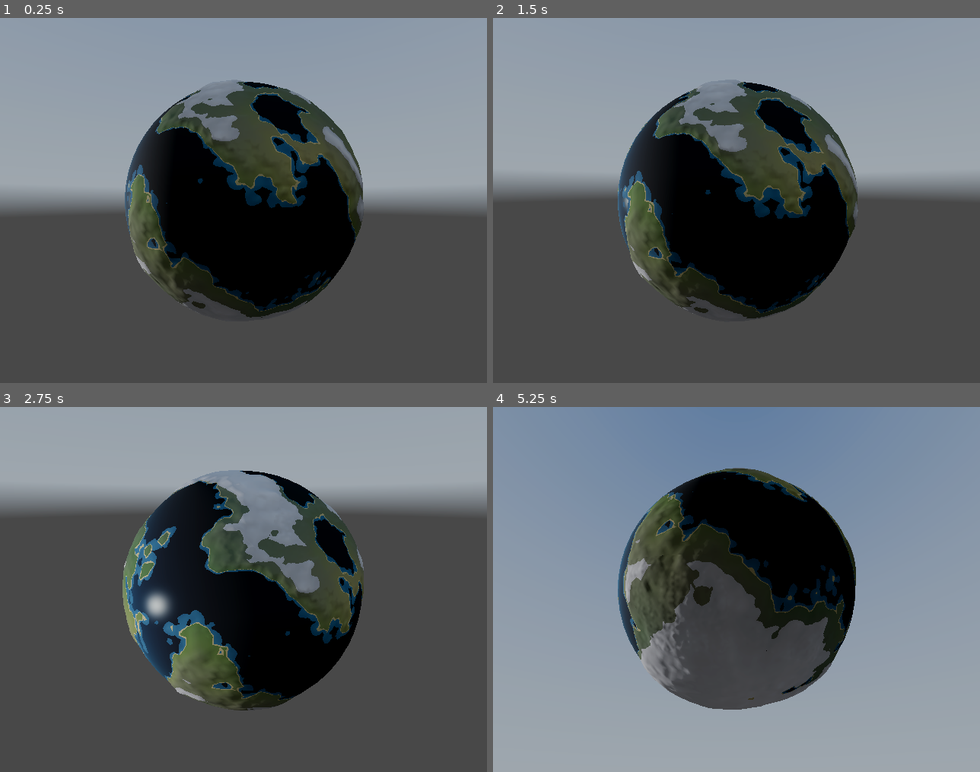
Above: before the commit, frames 1-4 (two rows, left to right).
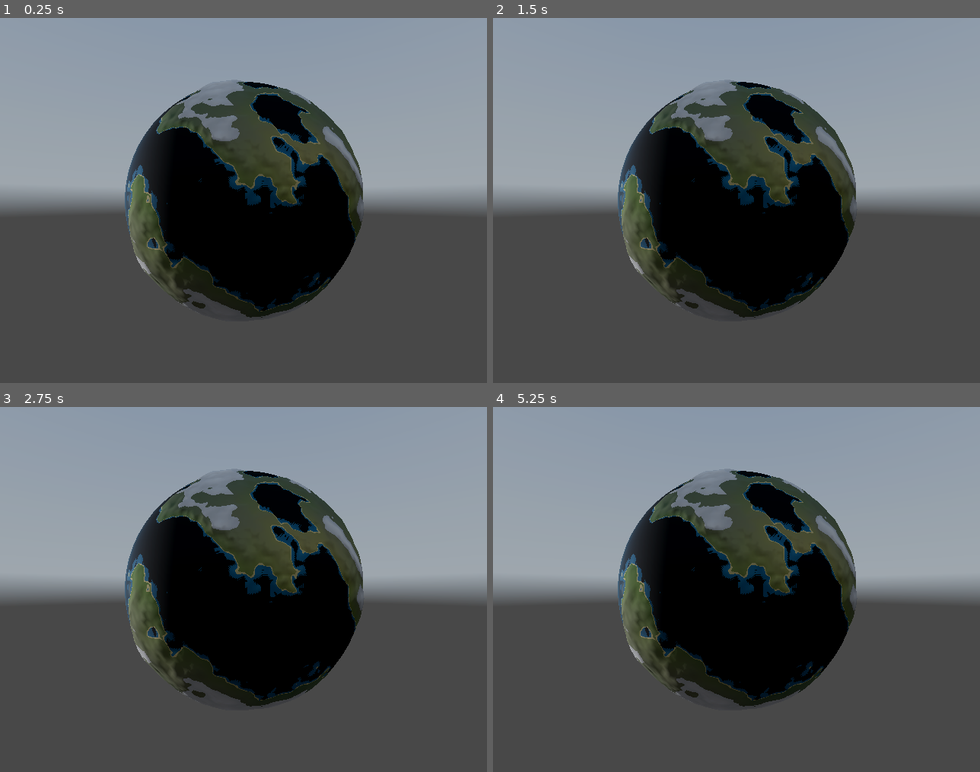
Above: after the commit, the same moments.

Repository: xiaobaibaix/stellar_era_godot
Game: Godot game, scene res://scenes/test_planet.tscn
Two runs of this game, one before a commit and one after it. Both use one fixed random seed, a clock stepped at 60 frames per second and the inputs below. This scene is started directly instead of the project's main scene. A sky picture missing from this copy of the repository is replaced by a grey-blue gradient.
Inputs (mouse positions are in pixels of both pictures, inside the frame that each line leads up to):
- Up to frame 1 (0.25 s): no input
- Up to frame 2 (1.5 s): tap Enter at 0.5 s; move the mouse to (843, 182) at 0.52 s; hold D 0.53-1.25 s; hold Q 0.53-1.25 s; click (843, 182) at 0.67 s; tap Space at 0.77, 1.25 s; drag from (639, 218) to (712, 273) at 1.27 s
- Up to frame 3 (2.75 s): move the mouse to (292, 509) at 2.02 s; hold D from 2.03 s (still down); tap Shift at 2.1 s
- Up to frame 4 (5.25 s): release D at 2.75 s; tap Enter at 2.75, 3.6 s; drag from (712, 662) to (590, 534) at 2.77 s; move the mouse to (882, 644) at 3.52 s; hold A 3.53-4.25 s; tap Space at 3.77, 4.25 s; drag from (590, 534) to (663, 498) at 4.27 s; move the mouse to (760, 589) at 5.02 s; hold S from 5.03 s (still down); tap Tab at 5.1 s; click (760, 589) at 5.17 s

The runs differ from the first frame. In frame 1, 0.5% of the frame differs, in the area x 26-73%, y 18-81%; in frame 2, 11%; in frame 3, 32%; in frame 4, 75%, in the area x 0-100%, y 0-100%.
Error after the commit: Parse Error: Cannot find member "xform" in base "Basis". (res://scripts/core/camera_focus.gd:260)

Commit message:
修复：相机切换到角色时候没有接入到角色

Diff:
--- a/scripts/core/camera_focus.gd
+++ b/scripts/core/camera_focus.gd
@@ -68,10 +68,15 @@
 		# project.godot 全局 mode=3(全屏); test_planet 调试要普通窗口, 这里覆盖。
 		# 用 DisplayServer(主窗口 API) 比 Window.mode setter 更稳(macOS 全屏 Space 切换有边角 case)。
 		DisplayServer.window_set_mode(DisplayServer.WINDOW_MODE_WINDOWED)
+	# 用 is 检查避免路径错/类型不匹配时把整个 _ready 废掉(get_node_or_null 返回错类型 → 运行时错 → 后续代码不跑)。
 	if planet_path != NodePath():
-		_planet = get_node_or_null(planet_path)
+		var pn: Node = get_node_or_null(planet_path)
+		if pn is Planet:
+			_planet = pn
 	if player_path != NodePath():
-		_player = get_node_or_null(player_path)
+		var pl: Node = get_node_or_null(player_path)
+		if pl is Player:
+			_player = pl
 	# 用初始 transform 反推 yaw/pitch/distance(对齐 OrbitCamera 思路): 否则脚本默认 distance(800)
 	# 在某些 radius 下会让相机落在星球内, 每次运行都得手动拉出来。
 	var fp := _focus_point(focus)
@@ -117,7 +122,34 @@
 		var eased := _ease_in_out(_transition_t)
 		# 终点每帧采样(PLAYER 焦点下角色在走, 终点要跟着移动), 否则过渡结束瞬间会" snap "到正确位置。
 		var end_xform := _desired_end_xform(_pending_focus)
-		global_transform = _from_xform.interpolate_with(end_xform, eased)
+		# 球面插值位置(不直线插值): 从 (730,0,0) 直线到 (0,331,11), t≈0.7 时到行星半径之内(318 < 326)
+		# → 相机裁进地形里, 看起来"卡住没动"。改成绕行星外缘的大圆弧: 减中心 → 方向 slerp + 半径 lerp → 加回中心。
+		var center: Vector3 = _planet.global_position if (_planet != null and is_instance_valid(_planet)) else Vector3.ZERO
+		var start_rel: Vector3 = _from_xform.origin - center
+		var end_rel: Vector3 = end_xform.origin - center
+		var start_len: float = start_rel.length()
+		var end_len: float = end_rel.length()
+		var cam_pos: Vector3
+		if start_len > 1e-3 and end_len > 1e-3:
+			var start_dir: Vector3 = start_rel / start_len
+			var end_dir: Vector3 = end_rel / end_len
+			# 方向走单位球大圆 + 半径线性插值: 任一时刻相机到中心的距离 = lerpf(start_len, end_len, eased),
+			# 必落在 [min, max] 端点之间; 两端点都在行星外 → 整段路径都在行星外, 不会裁进地表。
+			var mid_dir: Vector3 = start_dir.slerp(end_dir, eased)
+			var mid_len: float = lerpf(start_len, end_len, eased)
+			cam_pos = center + mid_dir * mid_len
+		else:
+			cam_pos = _from_xform.origin.lerp(end_xform.origin, eased)
+		var look_target: Vector3 = _focus_point(_pending_focus)
+		# 平滑 blend up: PLANET→PLAYER 时从世界 UP 渐变到角色径向 up, 避免过渡结束瞬间 roll snap。
+		var end_up: Vector3 = Vector3.UP
+		if _pending_focus == Focus.PLAYER and _player != null and is_instance_valid(_player):
+			end_up = _player.global_transform.basis.y
+		var blend_up: Vector3 = Vector3.UP.slerp(end_up, eased).normalized()
+		var x: Transform3D = Transform3D()
+		x.origin = cam_pos
+		x = x.looking_at(look_target, blend_up)
+		global_transform = x
 		if _transition_t >= 1.0:
 			focus = _pending_focus
 			_transitioning = false
@@ -156,11 +188,25 @@
 # 当前(已 damped) yaw/pitch/distance → 轨道变换。每帧用, 跟随用户输入平滑变化。
 func _compute_orbit_xform(f: int) -> Transform3D:
 	var fp := _focus_point(f)
-	var cp := cos(pitch)
-	var offset := Vector3(cp * sin(yaw) * distance, sin(pitch) * distance, cp * cos(yaw) * distance)
 	var x := Transform3D()
-	x.origin = fp + offset
-	x = x.looking_at(fp, Vector3.UP)
+	if f == Focus.PLAYER and _player != null and is_instance_valid(_player):
+		# PLAYER 焦点用角色基做参考系: yaw 绕径向 up(basis.y)转, pitch 沿径向抬升, 屏幕上方向 = 径向外。
+		# 用世界 UP 会让角色走到星球侧面时相机 roll 90°(世界 Y 此时是切向, 不是径向) → 看起来严重倾斜。
+		var pb := _player.global_transform.basis
+		var up: Vector3 = pb.y            # 径向外
+		var back: Vector3 = pb.z          # 角色后方(_align_basis: basis.z = -fwd)
+		var cp := cos(pitch)
+		# 在角色切平面里: 从"后方"绕 up 转 yaw → 切向位置; 沿 up 抬 sin(pitch) → 第三人称俯仰。
+		var tangent: Vector3 = back.rotated(up, yaw)
+		var offset: Vector3 = tangent * (cp * distance) + up * (sin(pitch) * distance)
+		x.origin = fp + offset
+		x = x.looking_at(fp, up)
+	else:
+		# PLANET 焦点: 球面对称, 用世界轴没问题。
+		var cp := cos(pitch)
+		var offset := Vector3(cp * sin(yaw) * distance, sin(pitch) * distance, cp * cos(yaw) * distance)
+		x.origin = fp + offset
+		x = x.looking_at(fp, Vector3.UP)
 	return x
 
 
@@ -207,8 +253,16 @@
 	if d < 1e-3:
 		return
 	_target_distance = clampf(d, _effective_min_distance(), max_distance)
-	_target_pitch = asin(clampf(rel.y / d, -1.0, 1.0))
-	_target_yaw = atan2(rel.x, rel.z)
+	if focus == Focus.PLAYER and _player != null and is_instance_valid(_player):
+		# PLAYER 焦点: 把世界 rel 表达到角色本地系(正交基 → inverse = transpose), 再按 _compute_orbit_xform
+		# 的约定(back=+Z, up=+Y, yaw 绕 +Y 右手)反算 yaw/pitch; 否则过渡终点与下一帧轨道算的会对不上。
+		var pb := _player.global_transform.basis
+		var local_rel: Vector3 = pb.inverse().xform(rel)
+		_target_pitch = asin(clampf(local_rel.y / d, -1.0, 1.0))
+		_target_yaw = atan2(local_rel.x, local_rel.z)
+	else:
+		_target_pitch = asin(clampf(rel.y / d, -1.0, 1.0))
+		_target_yaw = atan2(rel.x, rel.z)
 	distance = _target_distance
 	pitch = _target_pitch
 	yaw = _target_yaw
